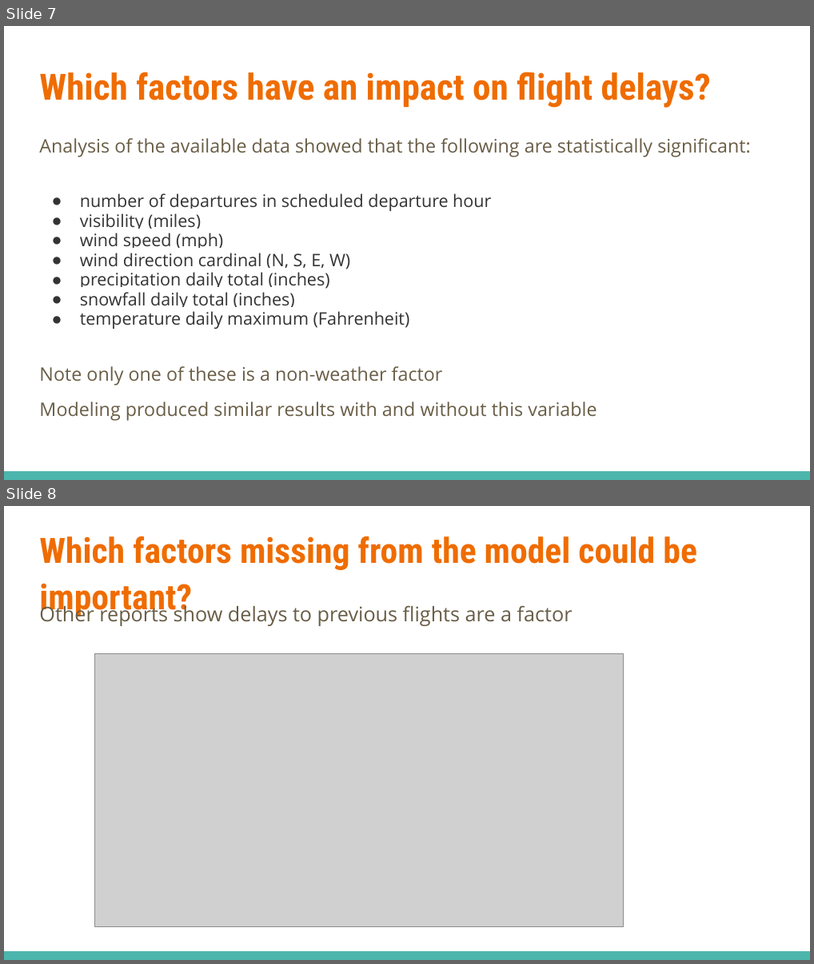
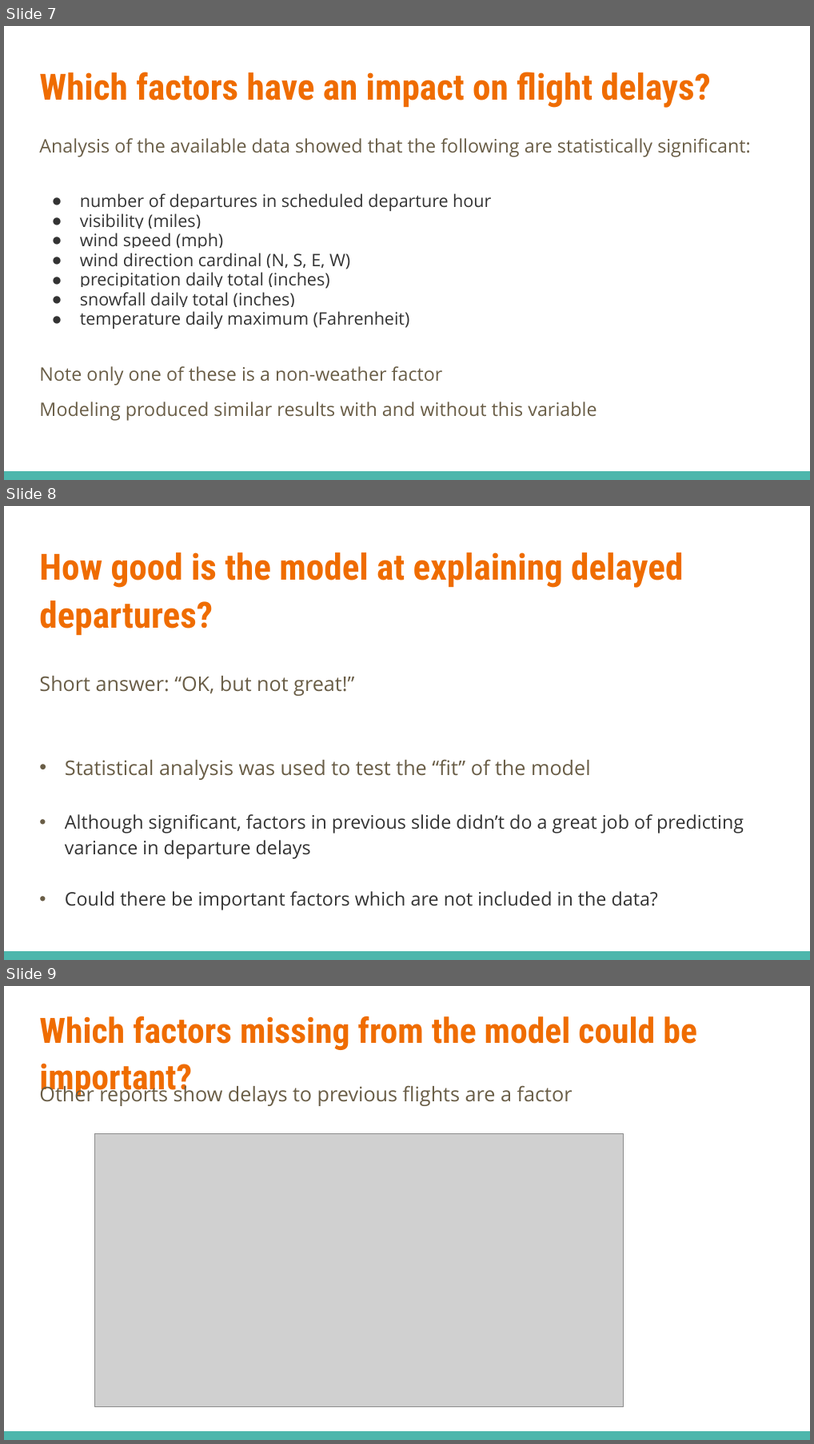
Before and after one commit to NeilEcosse/flight_delays, a slide deck: documentation/presentation.pptx. Shown one above the other, each under a label of ours: slides 7 and 8 before the commit, slides 7, 8 and 9 after it. The pictures are 814x964 and 814x1444 pixels, drawn with LibreOffice and Linux fonts; fonts in the diff are those of the drawing; grey boxes stand for pictures. Boxes give left, top, right and bottom in pixels: in the first picture for what was removed or moved away, otherwise in the second. Text is boxed around its words. In the diff, an @@ line names an element or a change of style, - is before the commit and + after.

```diff
--- a/documentation/presentation.pptx
+++ b/documentation/presentation.pptx
@@ slide 8 added at (x1=4, y1=506, x2=810, y2=960), background #FFFFFF; not listed: 1 template element that a slide beside it also shows @@
@@ title added at (x1=39, y1=552, x2=683, y2=636), 32.2 pt, text #EF6C00, bold @@
+How good is the model at explaining delayed departures?
@@ text added at (x1=39, y1=676, x2=744, y2=910), 16.7 pt, text #333333 @@
+Short answer: “OK, but not great!”
+• Statistical analysis was used to test the “fit” of the model
+• Although significant, factors in previous slide didn’t do a great job of predicting variance in departure delays
+• Could there be important factors which are not included in the data?
@@ what was slide 8 is now slide 9 @@
```
Also in this commit, not shown: 1 slide changed, 1 other file.
